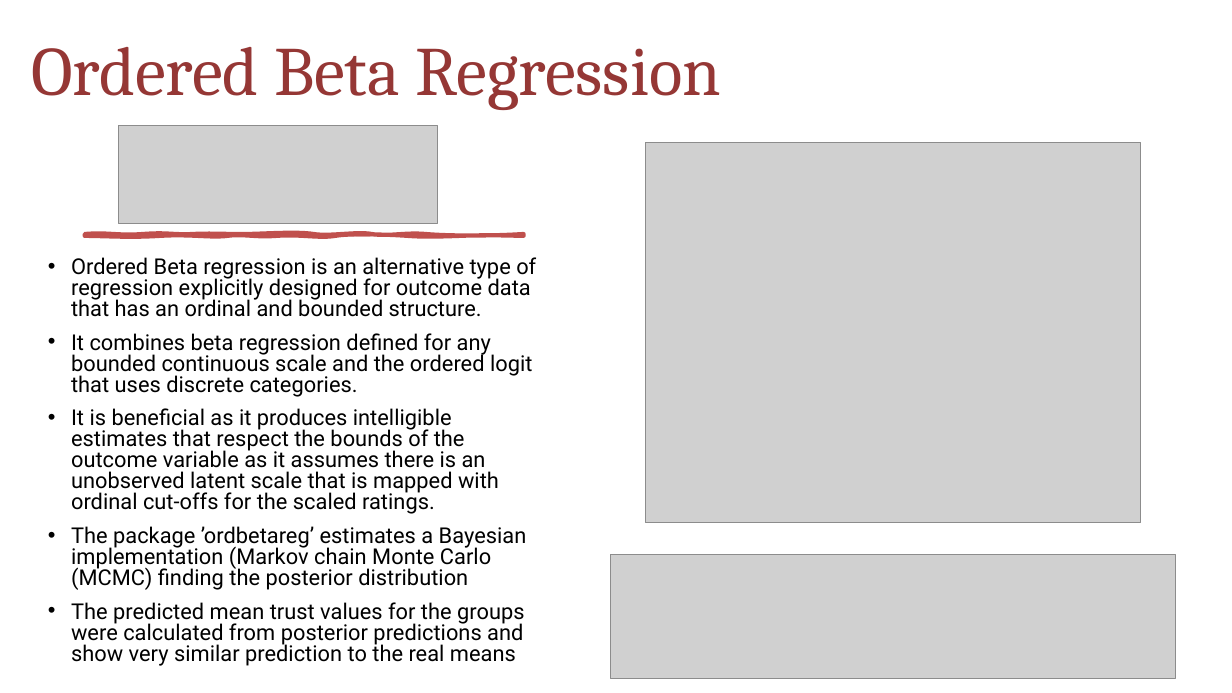
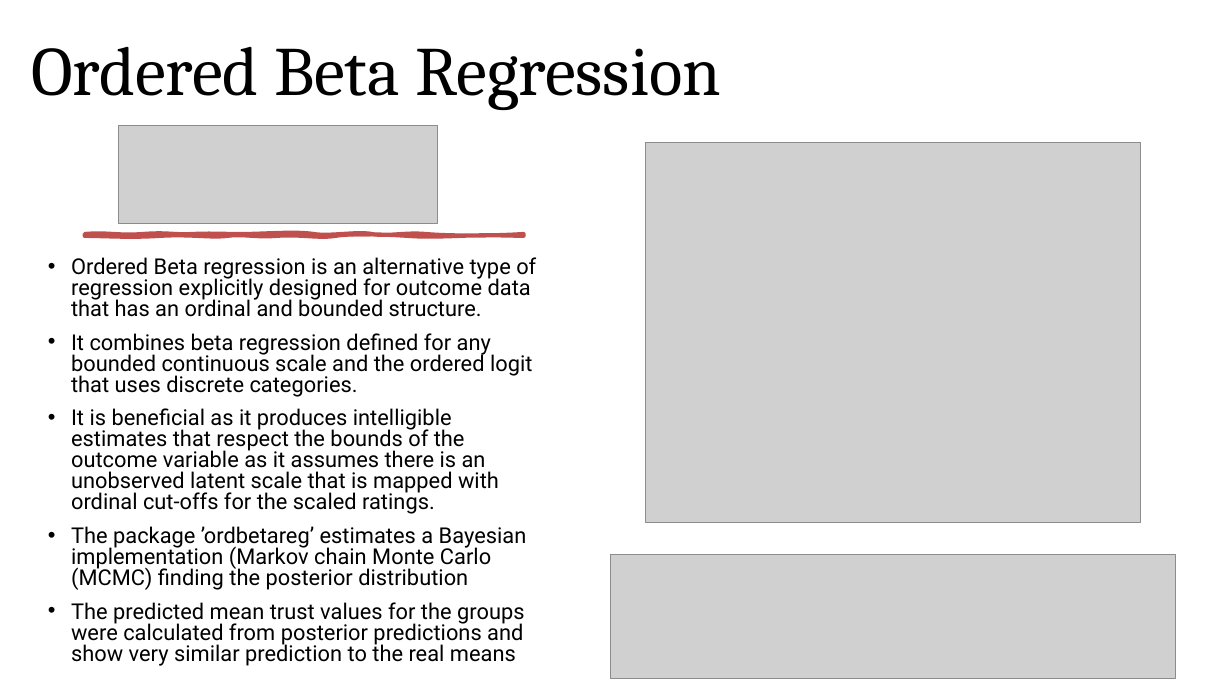
Before and after one commit to beattie1-oss/StatsII_2026, a slide deck: slide 9 of replication/my_answers/Can Warm Behavior Mitigate the Negative Effect.pptx. Drawn at 1232x693 pixels with LibreOffice and Linux fonts; fonts in the diff are those of the drawing; grey boxes stand for pictures. Boxes give left, top, right and bottom in pixels: in the first picture for what was removed or moved away, otherwise in the second. Text is boxed around its words. In the diff, an @@ line names an element or a change of style, - is before the commit and + after.

```diff
--- a/replication/my_answers/Can Warm Behavior Mitigate the Negative Effect.pptx
+++ b/replication/my_answers/Can Warm Behavior Mitigate the Negative Effect.pptx
@@ title "Ordered Beta Regression" at [31, 47, 721, 110]: text colour #953735 to #000000 @@
```
Also in this commit, not shown: 2 other slides changed, 1 other file.
